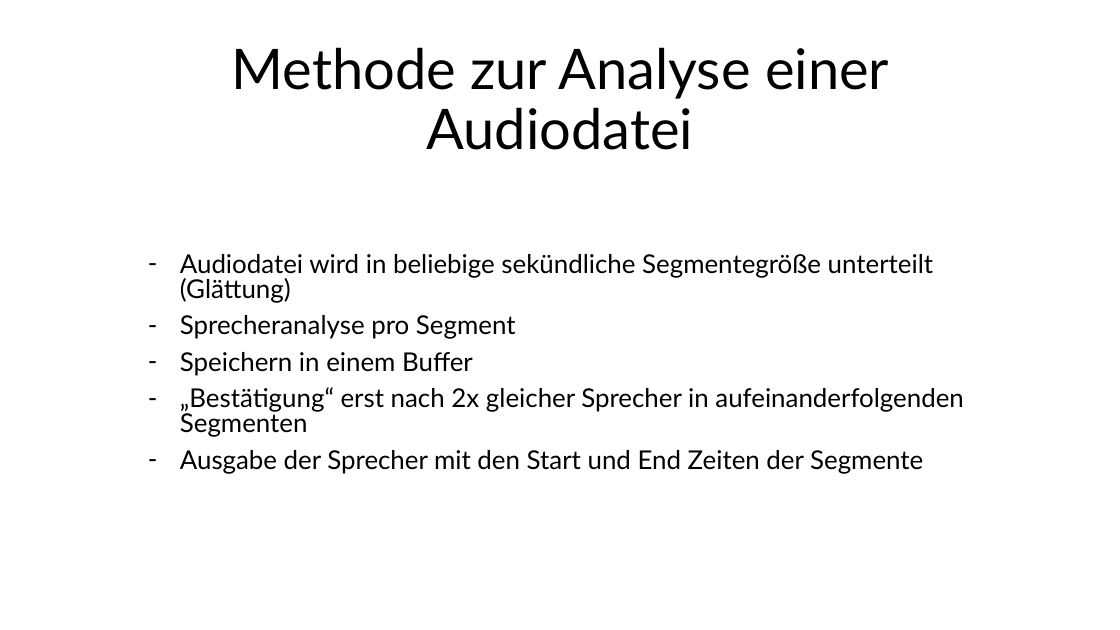
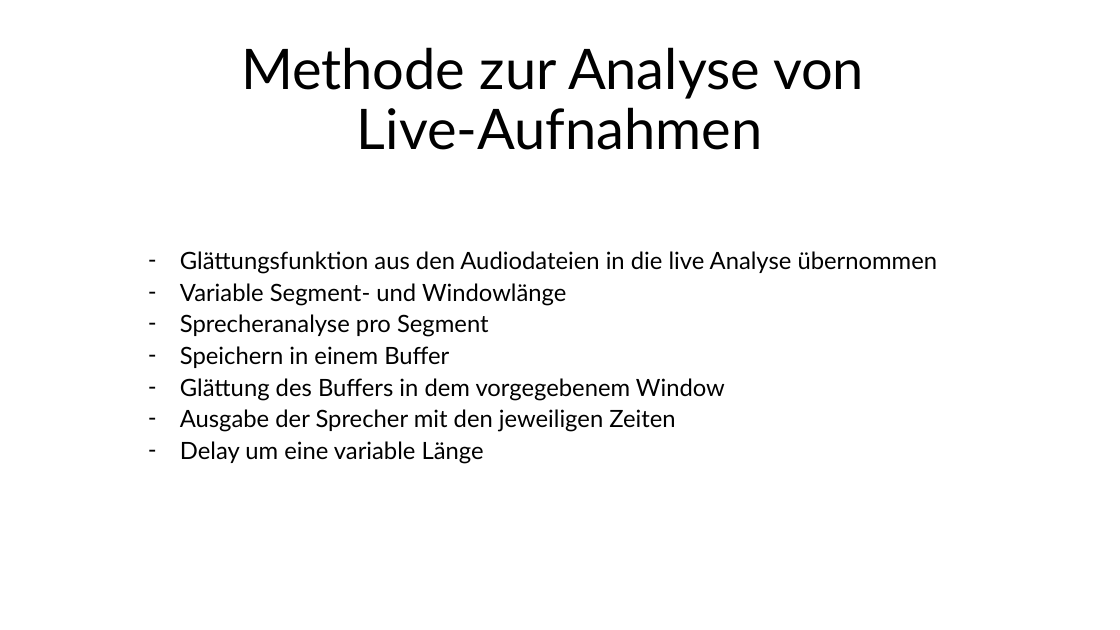
Before and after one commit to Linelle-7/Sprecherkennung-Deep-Learning-, a slide deck: slide 1 of Meetingsslide.pptx. Drawn at 1120x630 pixels with LibreOffice and Linux fonts; fonts in the diff are those of the drawing. Boxes give left, top, right and bottom in pixels: in the first picture for what was removed or moved away, otherwise in the second. Text is boxed around its words. In the diff, an @@ line names an element or a change of style, - is before the commit and + after.

```diff
--- a/Meetingsslide.pptx
+++ b/Meetingsslide.pptx
@@ title at [241, 47, 864, 150]: text changed @@
-Methode zur Analyse einer Audiodatei
+Methode zur Analyse von
+Live-Aufnahmen
@@ subtitle at [180, 251, 938, 306]: text changed; size 22.2 to 20.4 pt @@
-– Audiodatei wird in beliebige sekündliche Segmentegröße unterteilt (Glättung)
+– Glättungsfunktion aus den Audiodateien in die live Analyse übernommen
+– Variable Segment- und Windowlänge
@@ subtitle at [180, 314, 489, 368]: size 22.2 to 20.4 pt in "Sprecheranalyse pro Segment", "Speichern in einem Buffer"; line spacing 0.8 to 0.7 @@
@@ subtitle at [180, 378, 725, 464]: text changed; size 22.2 to 20.4 pt @@
-– „Bestätigung“ erst nach 2x gleicher Sprecher in aufeinanderfolgenden Segmenten
-– Ausgabe der Sprecher mit den Start und End Zeiten der Segmente
+– Glättung des Buffers in dem vorgegebenem Window
+– Ausgabe der Sprecher mit den jeweiligen Zeiten
+– Delay um eine variable Länge
```
Also in this commit, not shown: 1 slide added, 1 slide removed.
